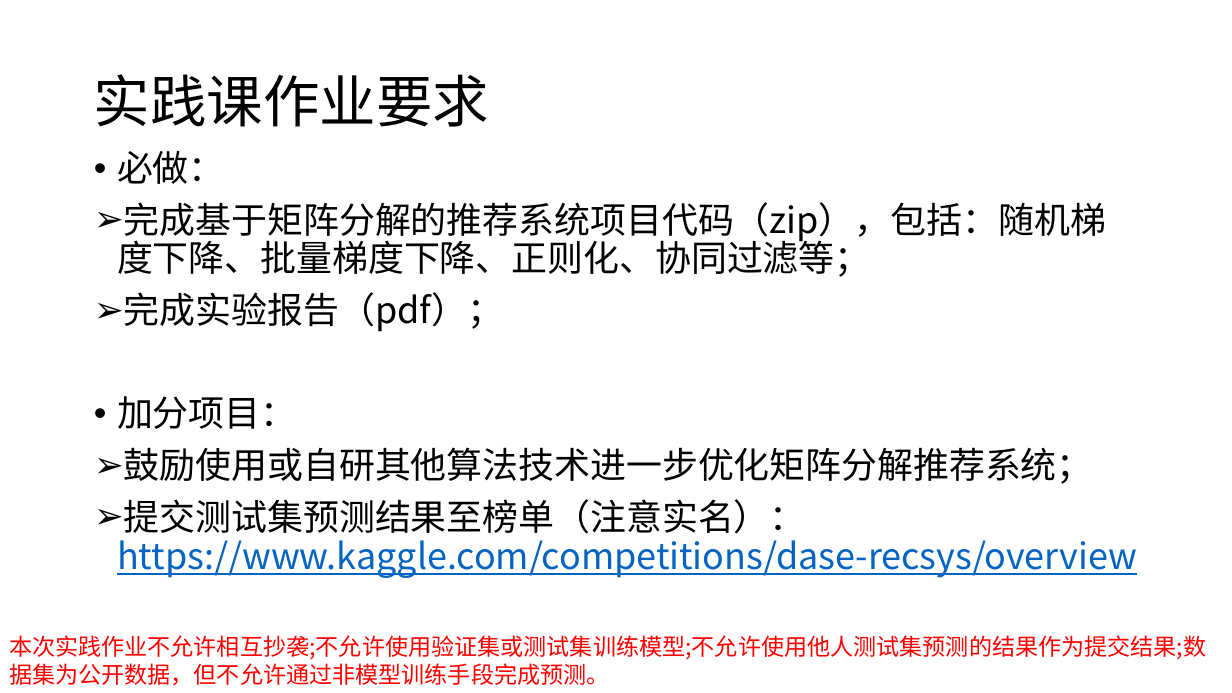
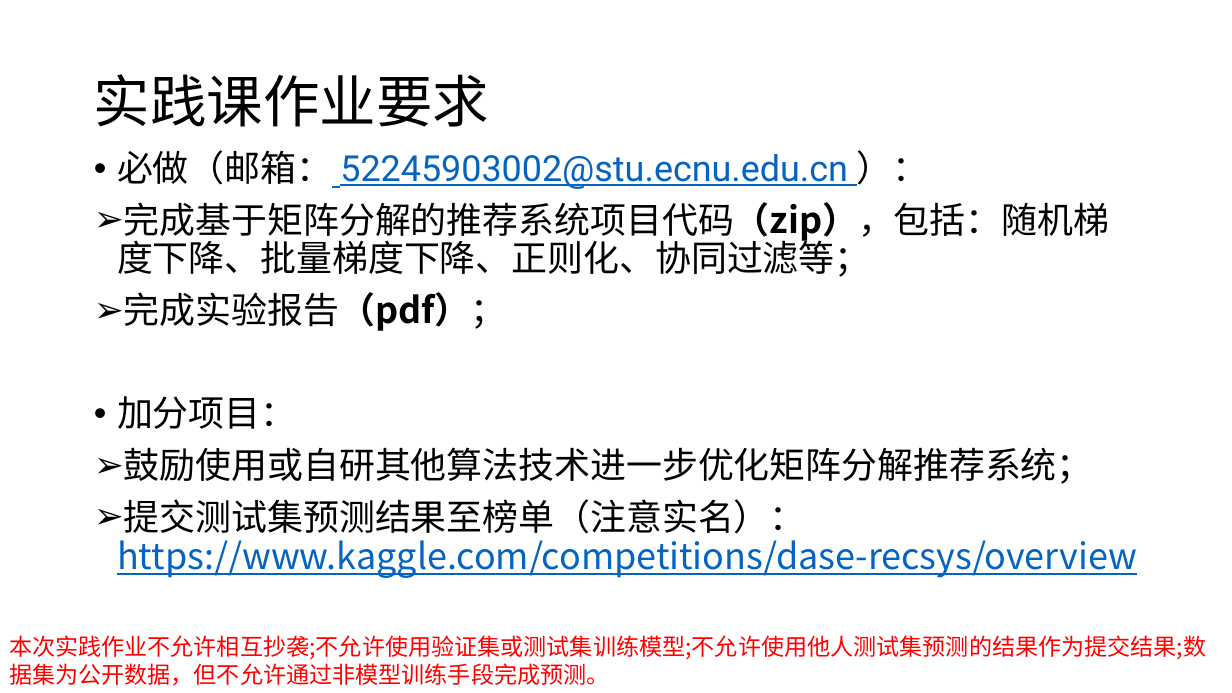
Before and after one commit to wjn1996/DaseRecSys, a slide deck: slide 8 of PPT.pptx. Drawn at 1232x693 pixels with LibreOffice and Linux fonts; fonts in the diff are those of the drawing. Boxes give left, top, right and bottom in pixels: in the first picture for what was removed or moved away, otherwise in the second. Text is boxed around its words. In the diff, an @@ line names an element or a change of style, - is before the commit and + after.

```diff
--- a/PPT.pptx
+++ b/PPT.pptx
@@ text at bbox=[117, 150, 848, 189]: text changed; font Noto Sans CJK SC to Roboto; text colour #000000 to #0563C1 @@
-• 必做：
+• 必做（邮箱： 52245903002@stu.ecnu.edu.cn ）：
@@ text at bbox=[117, 202, 1109, 331]: bold on in "完成基于矩阵分解的推荐系统项目代码（zip），包括：随机梯度下降、批量梯度下降、正则化、协同过滤等；", "完成实验报告（pdf）；" @@
```
Also in this commit, not shown: 1 other slide changed.
